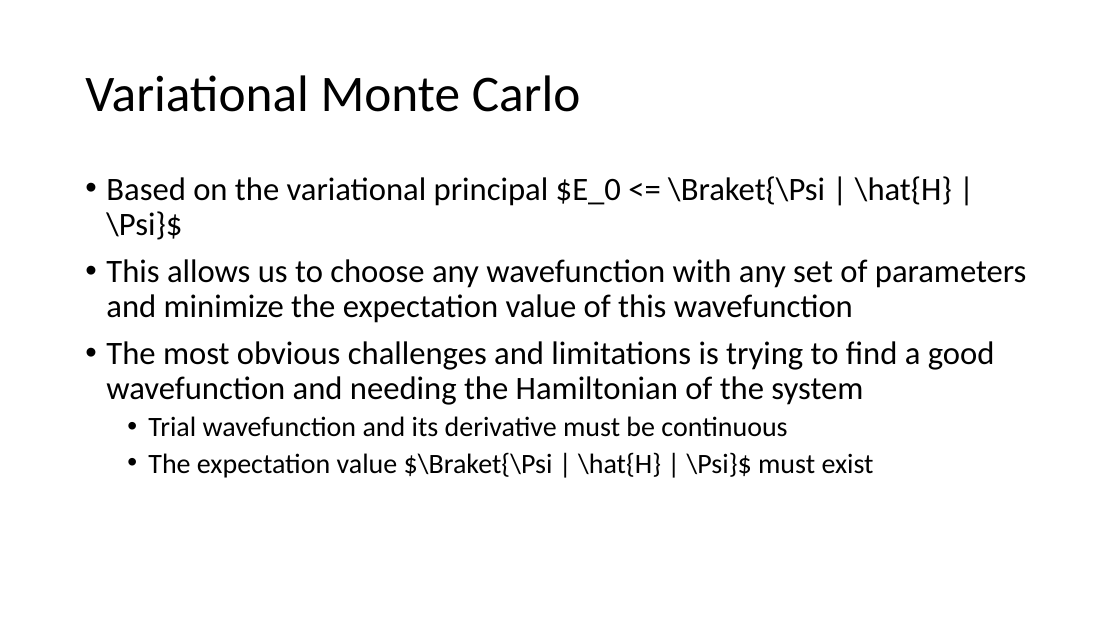
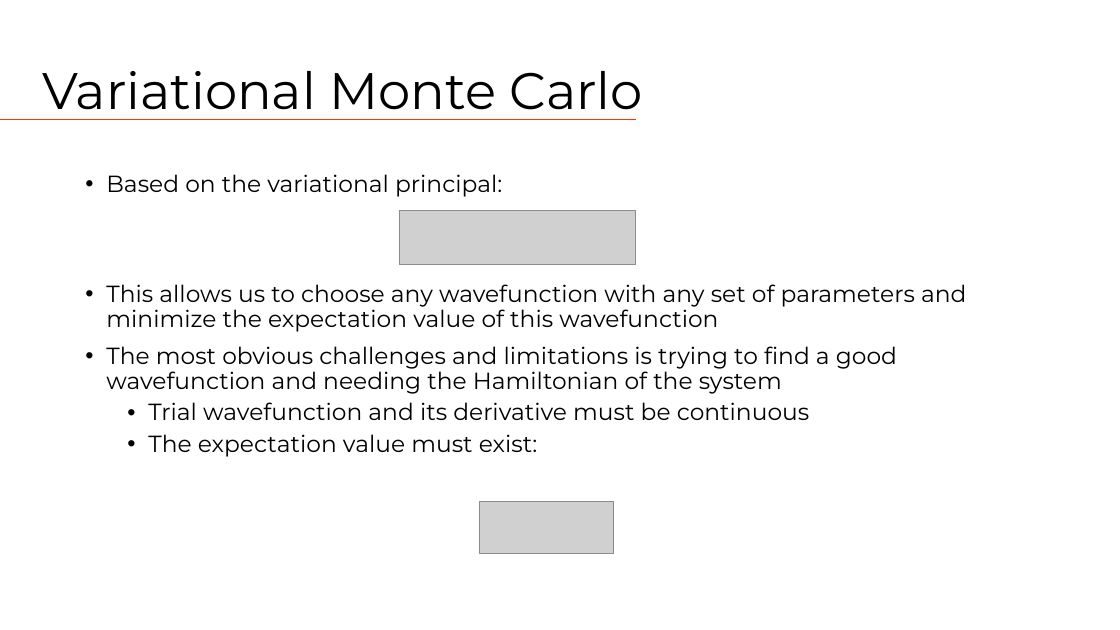
Before and after one commit to Tsintsuntsini/PHYS_581, a slide deck: slide 3 of Presentation1/Quantum Monte Carlo.pptm. Drawn at 1120x630 pixels with LibreOffice and Linux fonts; fonts in the diff are those of the drawing; grey boxes stand for pictures. Boxes give left, top, right and bottom in pixels: in the first picture for what was removed or moved away, otherwise in the second. Text is boxed around its words. In the diff, an @@ line names an element or a change of style, - is before the commit and + after.

```diff
--- a/Presentation1/Quantum Monte Carlo.pptm
+++ b/Presentation1/Quantum Monte Carlo.pptm
@@ title "Variational Monte Carlo": place and size @@
-title "Variational Monte Carlo" at <box>85,75,581,112</box>
+title "Variational Monte Carlo" at <box>43,71,643,120</box>
@@ title "Variational Monte Carlo" at <box>43,71,643,120</box>: font Calibri to Montserrat @@
@@ line added from (0, 119) to (636, 119), #FF3300 0.5 pt @@
@@ text at <box>106,174,502,197</box>: text changed; size 28 to 20 pt; font Calibri to Montserrat @@
-• Based on the variational principal $E_0 <= \Braket{\Psi | \hat{H} | \Psi}$
+• Based on the variational principal:
@@ picture added at <box>399,211,636,265</box> @@
@@ text at <box>106,284,966,420</box>: size 28 to 20 pt in "This allows us to choose any wavefunction ...", "The most obvious challenges and limitations is ..."; font Calibri to Montserrat in "This allows us to choose any wavefunction ...", "The most obvious challenges and limitations is ...", "Trial wavefunction and its derivative must be ..."; size 24 to 20 pt in "Trial wavefunction and its derivative must be ..." @@
@@ text at <box>148,434,537,457</box>: text changed; size 24 to 20 pt; font Calibri to Montserrat @@
-  • The expectation value $\Braket{\Psi | \hat{H} | \Psi}$ must exist
+  • The expectation value must exist:
@@ picture added at <box>479,502,613,553</box> @@
```
Also in this commit, not shown: 7 other slides changed, 1 slide removed.
